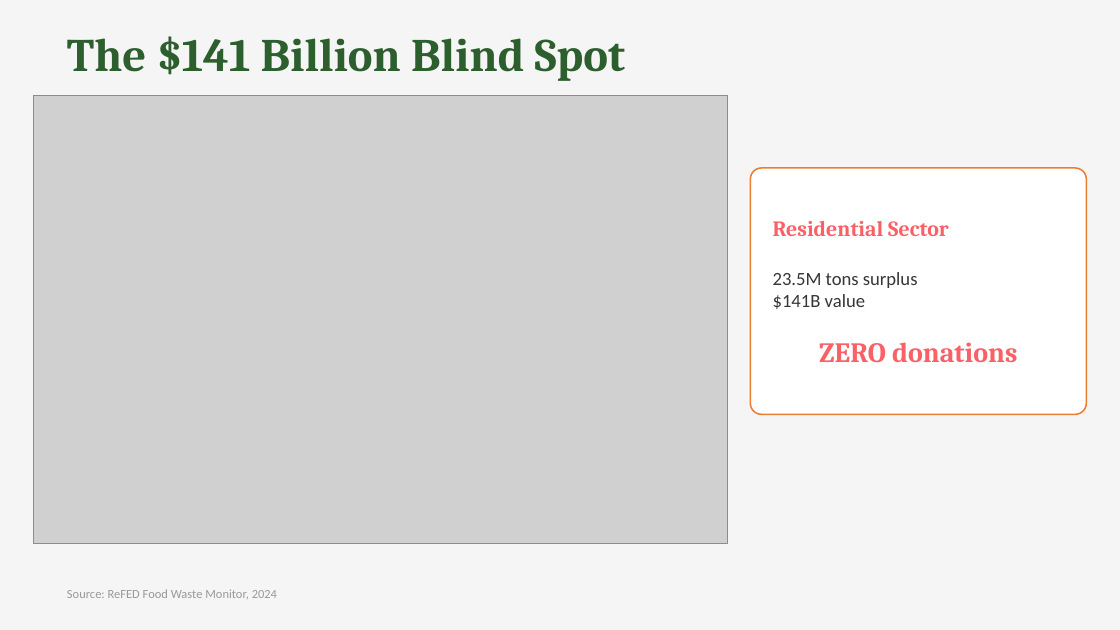
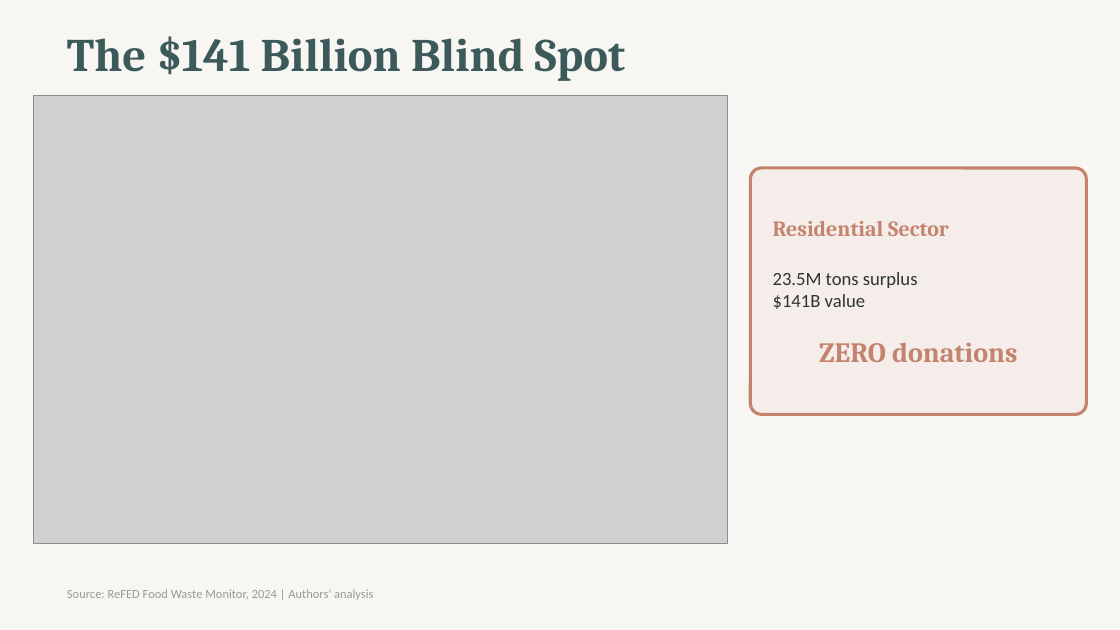
Before and after one commit to Asbetos/Datathon-Spring-2026, a slide deck: slide 7 of outputs/final/presentation.pptx. Drawn at 1120x630 pixels with LibreOffice and Linux fonts; fonts in the diff are those of the drawing; grey boxes stand for pictures. Boxes give left, top, right and bottom in pixels: in the first picture for what was removed or moved away, otherwise in the second. Text is boxed around its words. In the diff, an @@ line names an element or a change of style, - is before the commit and + after.

Commit message:
Polish: softer colors, supplementary data, per-capita analysis

```diff
--- a/outputs/final/presentation.pptx
+++ b/outputs/final/presentation.pptx
@@ background #F5F5F5 to #F8F6F3 @@
@@ text "The $141 Billion Blind Spot" at (67,36,626,81): text colour #2C5F2D to #3D5A5B @@
@@ rounded rectangle at (750,168,1086,414): fill #FFFFFF to #F5EDEA; outline #ED7D31 1 pt to #C4836D 2 pt @@
@@ text "Residential Sector 23.5M tons surplus ..." at (773,221,1017,362): text colour #F96167 to #C4836D in "Residential Sector ZERO donations"; text colour #363636 to #2D3436 in "23.5M tons surplus $141B value" @@
@@ text at (67,589,373,600): text changed @@
-Source: ReFED Food Waste Monitor, 2024
+Source: ReFED Food Waste Monitor, 2024 | Authors' analysis
```
Also in this commit, not shown: 16 other slides changed, 35 other files.
